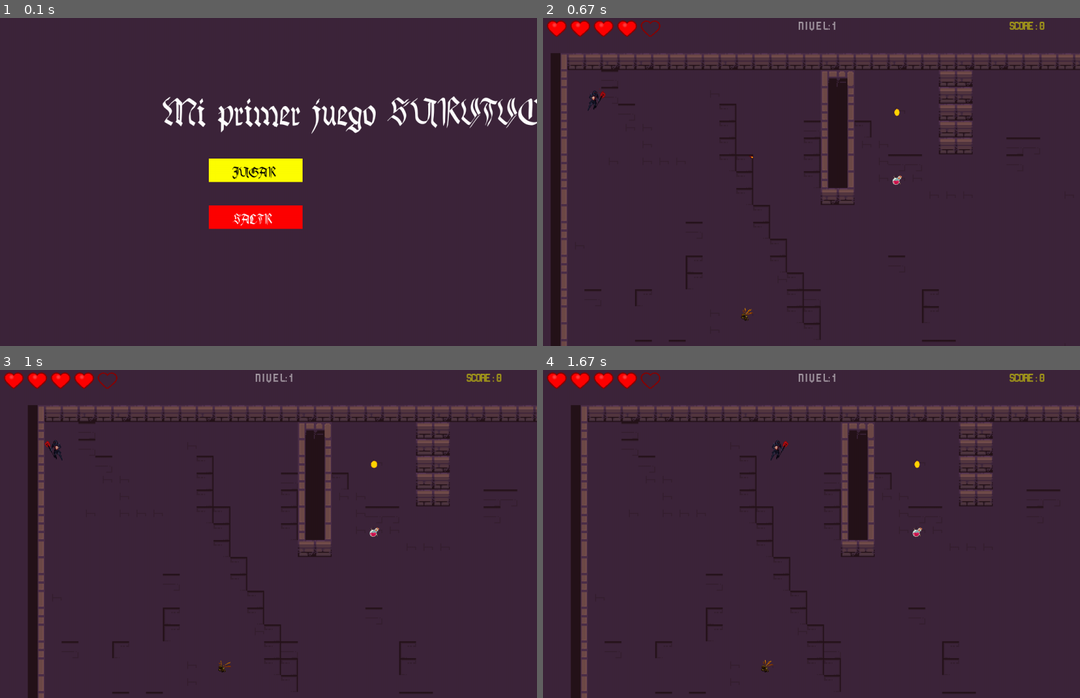
Above: before the commit, frames 1-4 (two rows, left to right).
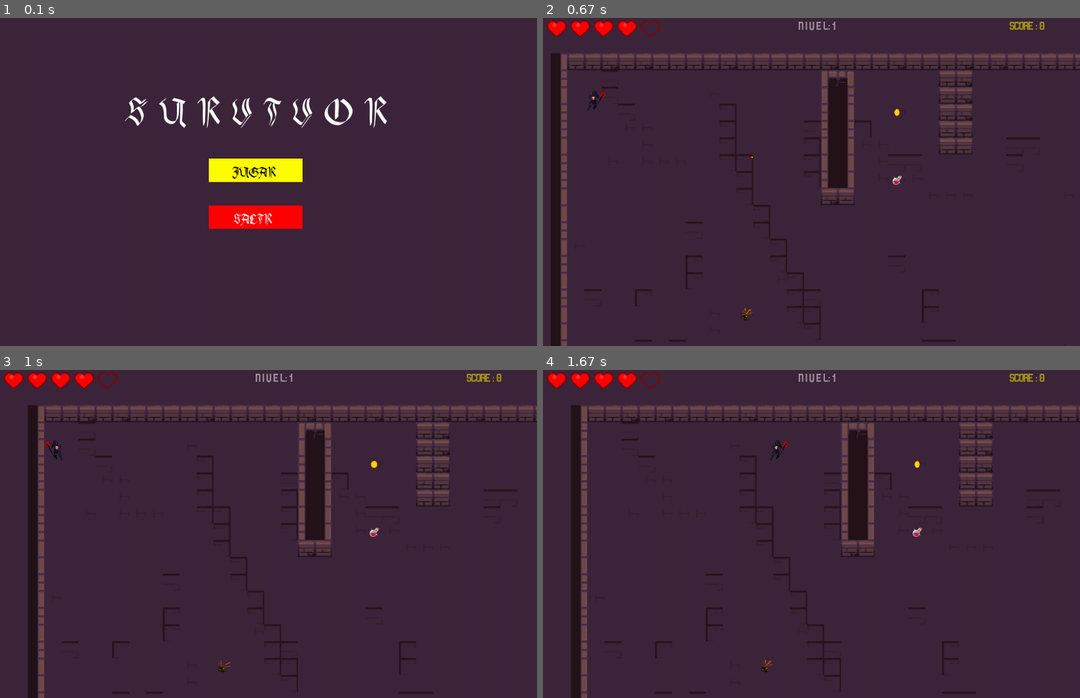
Above: after the commit, the same moments.

Repository: sergiosmmr/Juego_pygame-survivor-
Game: pygame game, started from main.py
The game is run twice, just before and just after one commit, with the same random seed, the same clock (stepped at 60 frames per second) and the same inputs.
Inputs (mouse positions are in pixels of both pictures, inside the frame that each line leads up to):
- Up to frame 1 (0.1 s): no input
- Up to frame 2 (0.67 s): click "JUGAR" at 0.38 s
- Up to frame 3 (1 s): type "ann" at 0.67 s
- Up to frame 4 (1.67 s): tap Enter at 1 s; hold D from 1.22 s (still down); move the mouse to (800, 556) at 1.25 s

The runs differ from the first frame. In frame 1, 2.8% of the frame differs, in the area x 23-100%, y 23-36%; in frame 2, nothing differs; in frame 3, nothing differs; in frame 4, nothing differs.

Commit message:
se crean constantes para reutilar y se centra titulo de juego

Diff:
--- a/constantes_varaibles.py
+++ b/constantes_varaibles.py
@@ -3,6 +3,19 @@
 
 
 NOMBRE_JUEGO = "FIRTS SURVIVOR"
+
+######## MUSICA Y SONIDOS ###########
+MUSICA_MENU = "assets/sonidos/menu2.mp3"
+MUSICA_JUEGO = "assets/sonidos/juego.mp3"
+MUSICA_VOLUMEN_BAJO = 0.25
+MUSICA_VOLUMEN_NORMAL = 0.5
+MUSICA_VOLUMEN_ALTO = 0.1
+
+SONIDO_DISPARO = "assets/sonidos/disparo.wav"
+SONIDO_DISPARO_ALTO = 0.15
+SONIDO_DISPARO_NORMAL = 0.35
+SONIDO_DISPARO_ALTO = 0.70
+
 
 ####  TAMAÑOS Y ESCALAS  ####
 ANCHO_VENTANA = 1200
--- a/main.py
+++ b/main.py
@@ -48,13 +48,11 @@
 nivel = 1
 
 # === MÚSICA ===
-MUSICA_MENU = "assets/sonidos/menu2.mp3"
-MUSICA_JUEGO = "assets/sonidos/juego.mp3"
-pg.mixer.music.set_volume(0.5)  # volumen medio
+pg.mixer.music.set_volume(cons.MUSICA_VOLUMEN_NORMAL)  # volumen medio
 
 # Cargar el sonido del disparo ---
-sonido_disparo = pg.mixer.Sound("assets/sonidos/disparo.wav")
-sonido_disparo.set_volume(0.35)  # Ajusto el volumen
+sonido_disparo = pg.mixer.Sound(cons.SONIDO_DISPARO)
+sonido_disparo.set_volume(cons.SONIDO_DISPARO_NORMAL)  # Ajusto el volumen
 
 ##### FUENTES ######
 font = pg.font.Font("assets/font/Ryga.ttf", cons.TAMANIO_FUENTE_ENEMIGOS)
@@ -101,7 +99,17 @@
 # pantalla de inicio
 def pantalla_inicio():
     ventana.fill(cons.COLOR_SUELO)
-    dibujar_texto_pantalla ("Mi primer juego SURVIVOR", font_titulo, cons.COLOR_BLANCO, cons.ANCHO_VENTANA/2 -200, cons.ALTO_VENTANA/2 -200)
+
+    # Creo el texto y obtengo su ancho
+    texto_titulo_str = "S U R V I V O R"
+    texto_surface = font_titulo.render(texto_titulo_str, True, cons.COLOR_BLANCO)
+    ancho_texto = texto_surface.get_width()
+
+    #  centrada
+    x_centrada = (cons.ANCHO_VENTANA // 2) - (ancho_texto // 2)
+
+    # Dibujamos el texto en la x centrada
+    ventana.blit(texto_surface, (x_centrada, cons.ALTO_VENTANA/2 - 200))
     pg.draw.rect(ventana, cons.COLOR_AMARILLO, boton_jugar)
     pg.draw.rect(ventana, cons.COLOR_ROJO, boton_salir)
     ventana.blit(texto_boton_jugar, (boton_jugar.x + 50, boton_jugar.y + 10))
@@ -318,7 +326,7 @@
     if mostrar_inicio:
         pantalla_inicio()
         if not pg.mixer.music.get_busy():
-            pg.mixer.music.load(MUSICA_MENU)
+            pg.mixer.music.load(cons.MUSICA_MENU)
             pg.mixer.music.play(-1)  # -1 = loop infinito
 
         for event in pg.event.get():
@@ -326,7 +334,7 @@
                 run = False
             if event.type == pg.MOUSEBUTTONDOWN:
                 if boton_jugar.collidepoint(event.pos):
-                    pg.mixer.music.load(MUSICA_JUEGO)
+                    pg.mixer.music.load(cons.MUSICA_JUEGO)
                     pg.mixer.music.play(-1)
 
                     mostrar_inicio = False
@@ -588,7 +596,7 @@
                             grupo_items.add(item)
 
                         # Reiniciar música
-                        pg.mixer.music.load(MUSICA_JUEGO)
+                        pg.mixer.music.load(cons.MUSICA_JUEGO)
                         pg.mixer.music.play(-1)
 
                     # 2. Click en la CAJA de input
